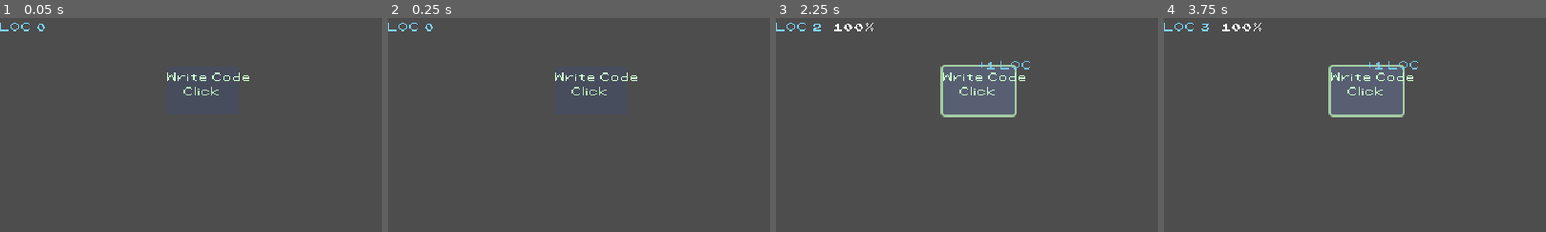
Above: before the commit, frames 1-4 (left to right).
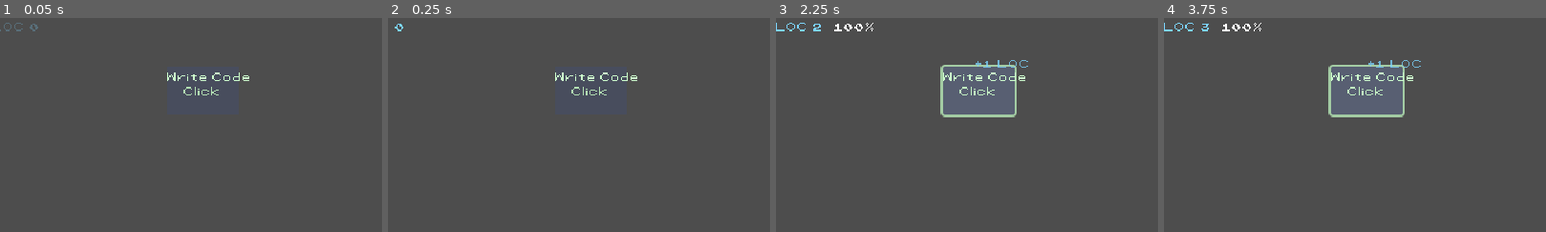
Above: after the commit, the same moments.

Repository: DenisLopata/idle_clicker_dev
Game: Godot game, scene res://scenes/levels/base_level.tscn
Two runs of this game, one before a commit and one after it. Both use one fixed random seed, a clock stepped at 60 frames per second and the inputs below.
Inputs:
- Up to frame 1 (0.05 s): no input
- Up to frame 2 (0.25 s): no input
- Up to frame 3 (2.25 s): click "Click" at 0.5 s; click "Auto Clicker" at 1.25 s; click "Click" at 2 s
- Up to frame 4 (3.75 s): click "Auto Clicker" at 2.75 s; click "Click" at 3.5 s
The pictures show only the part of the screen within x 0-50%, y 0-50%; the shares and areas given below are measured in that part.

The runs differ from the first frame. In frame 1, 0.2% of the frame differs, in the area x 0-12%, y 2-7%; in frame 2, 0.2%; in frame 3, 0.2%, in the area x 52-67%, y 19-25%; in frame 4, 0.2%.

Commit message:
Add animations for buttons, generators, and floating text
- ActionButton: reveal (fade+scale), press (scale), reject (shake)
- PassiveGenerator: reveal (fade+scale), pulse on tick
- ResourceRow: reveal (slide in from left + fade)
- FloatingText: random drift, pop-in scale, slows down as rises

🤖 Generated with [Claude Code](https://claude.com/claude-code)

Co-Authored-By: Claude Opus 4.5 <noreply@anthropic.com>

Diff:
--- a/scenes/UI/resource_hud/resource_row.gd
+++ b/scenes/UI/resource_hud/resource_row.gd
@@ -21,7 +21,16 @@
 func reveal() -> void:
 	if not discovered:
 		discovered = true
+
+		# Animate reveal: slide in from left and fade in
+		modulate.a = 0.0
+		position.x -= 30
 		show()
+
+		var tween := create_tween()
+		tween.set_parallel(true)
+		tween.tween_property(self, "modulate:a", 1.0, 0.2).set_ease(Tween.EASE_OUT)
+		tween.tween_property(self, "position:x", position.x + 30, 0.2).set_ease(Tween.EASE_OUT)
 
 func set_amount(value: float) -> void:
 	amount_label.text = NumberFormat.format(value)
--- a/scenes/components/action_button/action_button.gd
+++ b/scenes/components/action_button/action_button.gd
@@ -43,8 +43,16 @@
 	name_label.text = display_name if display_name else action_id
 
 func reveal() -> void:
+	# Animate reveal: fade in and scale up
+	modulate.a = 0.0
+	scale = Vector2(0.5, 0.5)
 	show()
-	# Optional: add animation later
+
+	var tween := create_tween()
+	tween.set_parallel(true)
+	tween.tween_property(self, "modulate:a", 1.0, 0.3).set_ease(Tween.EASE_OUT)
+	tween.tween_property(self, "scale", Vector2.ONE, 0.3).set_ease(Tween.EASE_OUT).set_trans(Tween.TRANS_BACK)
+
 	print("[ActionButton] Revealed: %s" % action_id)
 
 
@@ -56,6 +64,7 @@
 	# Perform action
 	if action_cost > 0.0:
 		if GameState.get_resource(action_cost_type) < action_cost:
+			_play_reject_animation()
 			return
 
 		GameState.add_resource(action_cost_type, -action_cost)
@@ -64,6 +73,8 @@
 	if resource_per_click != 0.0:
 		GameState.add_resource(resource_type, resource_per_click)
 		_spawn_floating_text(resource_per_click, resource_type)
+
+	_play_press_animation()
 	performed.emit(action_id)
 
 
@@ -138,3 +149,15 @@
 	# Spawn above the button
 	var spawn_pos := global_position + Vector2(size.x / 2, 0)
 	floating.setup(display_text, color, spawn_pos)
+
+func _play_press_animation() -> void:
+	var tween := create_tween()
+	tween.tween_property(self, "scale", Vector2(0.9, 0.9), 0.05)
+	tween.tween_property(self, "scale", Vector2.ONE, 0.1).set_ease(Tween.EASE_OUT)
+
+func _play_reject_animation() -> void:
+	var tween := create_tween()
+	var original_x := position.x
+	tween.tween_property(self, "position:x", original_x - 5, 0.05)
+	tween.tween_property(self, "position:x", original_x + 5, 0.05)
+	tween.tween_property(self, "position:x", original_x, 0.05)
--- a/scenes/components/floating_text/floating_text.gd
+++ b/scenes/components/floating_text/floating_text.gd
@@ -1,8 +1,8 @@
 extends Label
 class_name FloatingText
 
-var velocity := Vector2(0, -50)
-var lifetime := 1.0
+var velocity := Vector2(0, -60)
+var lifetime := 0.8
 var _elapsed := 0.0
 
 func setup(text_value: String, color: Color, start_pos: Vector2) -> void:
@@ -10,9 +10,21 @@
 	modulate = color
 	global_position = start_pos
 
+	# Add random horizontal drift
+	velocity.x = randf_range(-20, 20)
+
+	# Start with pop-in animation
+	scale = Vector2(0.5, 0.5)
+	var tween := create_tween()
+	tween.tween_property(self, "scale", Vector2(1.2, 1.2), 0.1).set_ease(Tween.EASE_OUT)
+	tween.tween_property(self, "scale", Vector2.ONE, 0.1)
+
 func _process(delta: float) -> void:
 	_elapsed += delta
 	position += velocity * delta
+
+	# Slow down over time
+	velocity.y *= 0.98
 
 	# Fade out
 	var alpha := 1.0 - (_elapsed / lifetime)
--- a/scenes/components/passive_generator/passive_generator.gd
+++ b/scenes/components/passive_generator/passive_generator.gd
@@ -49,8 +49,16 @@
 	SaveManager.register(self)
 
 func reveal() -> void:
+	# Animate reveal: fade in and scale up
+	modulate.a = 0.0
+	scale = Vector2(0.5, 0.5)
 	show()
-	# Optional: add animation later
+
+	var tween := create_tween()
+	tween.set_parallel(true)
+	tween.tween_property(self, "modulate:a", 1.0, 0.3).set_ease(Tween.EASE_OUT)
+	tween.tween_property(self, "scale", Vector2.ONE, 0.3).set_ease(Tween.EASE_OUT).set_trans(Tween.TRANS_BACK)
+
 	print("[PassiveGenerator] Revealed: %s" % action_id)
 
 func _exit_tree() -> void:
@@ -119,6 +127,7 @@
 	if unlocked_generator:
 		GameState.add_resource(resource_type, resource_per_tick)
 		_spawn_floating_text(resource_per_tick, resource_type)
+		_play_pulse_animation()
 
 func _spawn_floating_text(amount: float, type: ResourceTypes.ResourceType) -> void:
 	var floating := FLOATING_TEXT_SCENE.instantiate() as FloatingText
@@ -147,3 +156,8 @@
 		_update_visual_state()
 		_update_cost_label()
 		_update_tooltip()
+
+func _play_pulse_animation() -> void:
+	var tween := create_tween()
+	tween.tween_property(self, "scale", Vector2(1.05, 1.05), 0.1)
+	tween.tween_property(self, "scale", Vector2.ONE, 0.1).set_ease(Tween.EASE_OUT)
